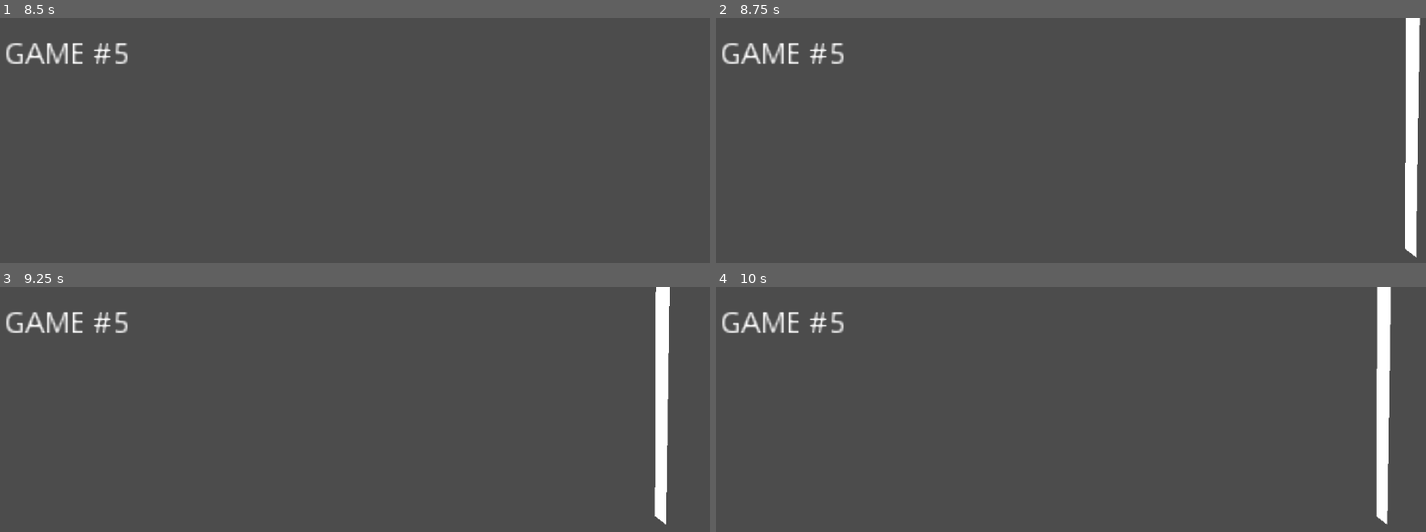
Above: before the commit, frames 1-4 (two rows, left to right).
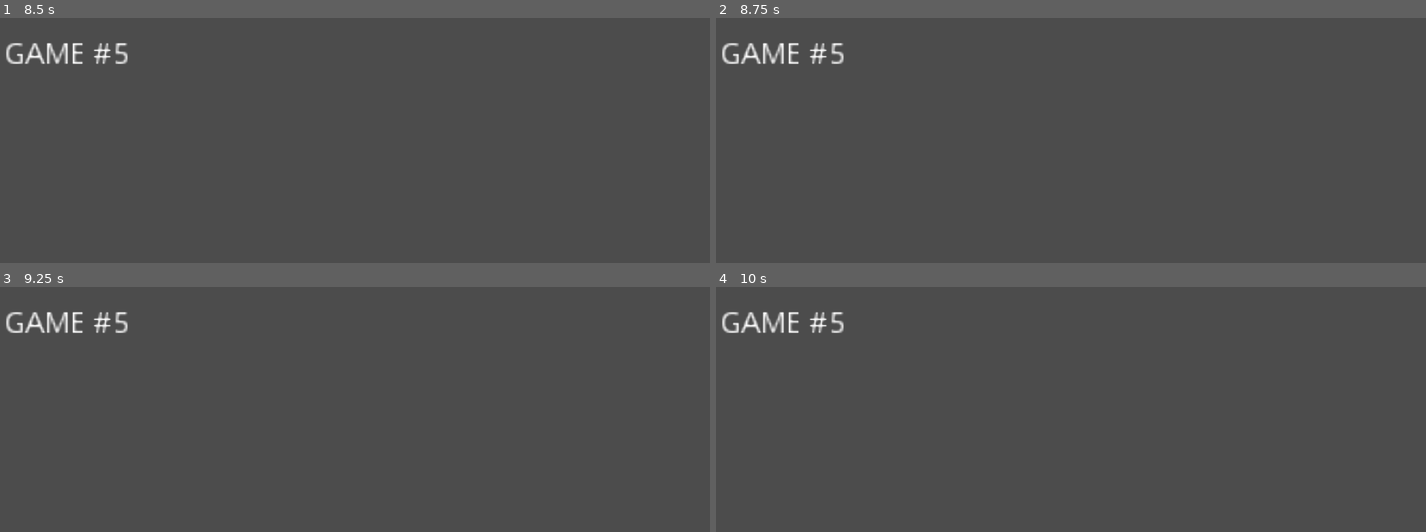
Above: after the commit, the same moments.

Repository: uspgamedev/Blueprint-Blast
Game: Godot game, scene res://test/TestRaceWithAI.tscn
Same seed, same stepped clock (60 frames per second), same inputs: the game is played once before the commit and once after it. This scene is started directly instead of the project's main scene. The engine's default icon, where the game draws it, is replaced by a stand-in: a white triangle on a blue panel in a dark square.
Inputs (mouse positions are in pixels of both pictures, inside the frame that each line leads up to):
- Up to frame 1 (8.5 s): tap Enter at 0.5, 2.75, 4.25 s; move the mouse to (213, 169) at 0.52 s; press the mouse at (213, 169) at 0.53 s; hold Page Up (ui_page_up) 0.53-2.03 s; tap Space (shoot) at 1.25, 2.85, 3.5, 5.75, 5.85 s; move the mouse to (outside the picture) at 1.27 s; release the mouse at (outside the picture) at 1.28 s; tap S (rotate_clockwise) at 1.35, 4.35, 7.35 s; move the mouse to (127, 167) at 2.02 s; hold W (rotate_counter_clockwise) 2.03-2.78 s; hold Left (ui_left) 2.03-3.53 s; move the mouse to (383, 231) at 2.77 s; move the mouse to (234, 123) at 3.52 s; press the mouse at (234, 123) at 3.53 s; hold Down (ui_down) 3.53-4.28 s; move the mouse to (504, 209) at 4.27 s; release the mouse at (504, 209) at 4.28 s; hold Right (ui_right) 4.28-5.03 s; move the mouse to (198, 253) at 5.02 s; hold Page Up (ui_page_up) 5.03-5.78 s; hold W (rotate_counter_clockwise) 5.03-5.78 s; move the mouse to (418, 138) at 5.77 s; hold Right (ui_right) 5.78-8.03 s; move the mouse to (outside the picture) at 6.52 s; press the mouse at (outside the picture) at 6.53 s; move the mouse to (outside the picture) at 7.27 s; release the mouse at (outside the picture) at 7.28 s; move the mouse to (127, 167) at 8.02 s; hold Down (ui_down) from 8.03 s (still down); hold W (rotate_counter_clockwise) from 8.03 s (still down)
- Up to frame 2 (8.75 s): keep holding Down (ui_down); keep holding W (rotate_counter_clockwise)
- Up to frame 3 (9.25 s): move the mouse to (383, 500) at 8.77 s; release Down (ui_down) at 8.78 s; release W (rotate_counter_clockwise) at 8.78 s; hold Left (ui_left) from 8.78 s (still down); tap Space (shoot) at 8.85 s
- Up to frame 4 (10 s): move the mouse to (950, 392) at 9.52 s; release Left (ui_left) at 9.53 s; press the mouse at (950, 392) at 9.53 s; hold Page Up (ui_page_up) from 9.53 s (still down)

Frame 1 is identical in both runs. In frame 2, 1.7% of the frame differs, in the area x 97-100%, y 0-98%; in frame 3, 1.7%; in frame 4, 1.8%, in the area x 92-96%, y 0-98%.

Commit message:
Improve procedural generation of terrain

Diff:
--- a/project/terrain/ProceduralTerrain.gd
+++ b/project/terrain/ProceduralTerrain.gd
@@ -4,23 +4,56 @@
 var points = PoolVector2Array()
 
 func _ready():
-	var plane_size = 1000
-	points.append(Vector2(0, 50))
-	points.append(Vector2(1000, 50))
-	for x in range(0, 100000, 100):
-		var point = Vector2(x + plane_size, 50*cos(x*PI/500))
-		points.append(point)
-	points.append(Vector2(points[points.size()-1].x, 100))
-	points.append(Vector2(0, 100))
+#	var plane_size = 1000
+#	points.append(Vector2(0, 50))
+#	points.append(Vector2(1000, 50))
+#	for x in range(0, 100000, 100):
+#		var point = Vector2(x + plane_size, 50*cos(x*PI/500))
+#		points.append(point)
+#	points.append(Vector2(points[points.size()-1].x, 100))
+#	points.append(Vector2(0, 100))
+
+	var vector = Vector2(1, 0)
+	var bias = 0
+	for x in range(0, 20000, 50):
+		if x % 400 == 0:
+			bias = (PI/4 + PI/8 * randf()) * (1 - 2 * randi() % 2)
+		var rand = gaussian(bias, PI/30)
+		vector = vector.rotated(rand)
+		vector *= 100.0/vector.x
+		points.append(Vector2(x, vector.y))
+		vector = Vector2(1, 0)
+
+	for i in range(2, points.size() - 2):
+		points[i] = (points[i-2] + points[i-1] + points[i] + points[i+1] + points[i+2])/5
+
+	points.append(Vector2(points[points.size()-1].x, 500))
+	points.append(Vector2(0, 500))
 
 	$CollisionPolygon2D.polygon = points
 
+func gaussian(mean, deviation):
+	var x1
+	var x2
+	var w
+	if deviation == 0:
+		return mean
+	while true:
+		randomize()
+		x1 = rand_range(0, 2) - 1
+		x2 = rand_range(0, 2) - 1
+		w = x1*x1 + x2*x2
+		if 0 < w and w < 1:
+			break
+	w = sqrt(-2 * log(w)/w)
+	return mean + deviation * x1 * w
+
 #func _input(event):
-#	if event.is_action_pressed("ui_page_up"):
-#		$Camera2D.zoom *= 1.1
-#	elif event.is_action_pressed("ui_page_down"):
-#		$Camera2D.zoom *= .9
+#	if event.is_action_pressed("ui_up"):
+#		$Camera2D.zoom *= .5
+#	elif event.is_action_pressed("ui_down"):
+#		$Camera2D.zoom *= 2
 #	elif event.is_action_pressed("ui_right"):
-#		$Camera2D.offset.x += 80
+#		$Camera2D.offset.x += 1000
 #	elif event.is_action_pressed("ui_left"):
-#		$Camera2D.offset.x -= 80
+#		$Camera2D.offset.x -= 1000
